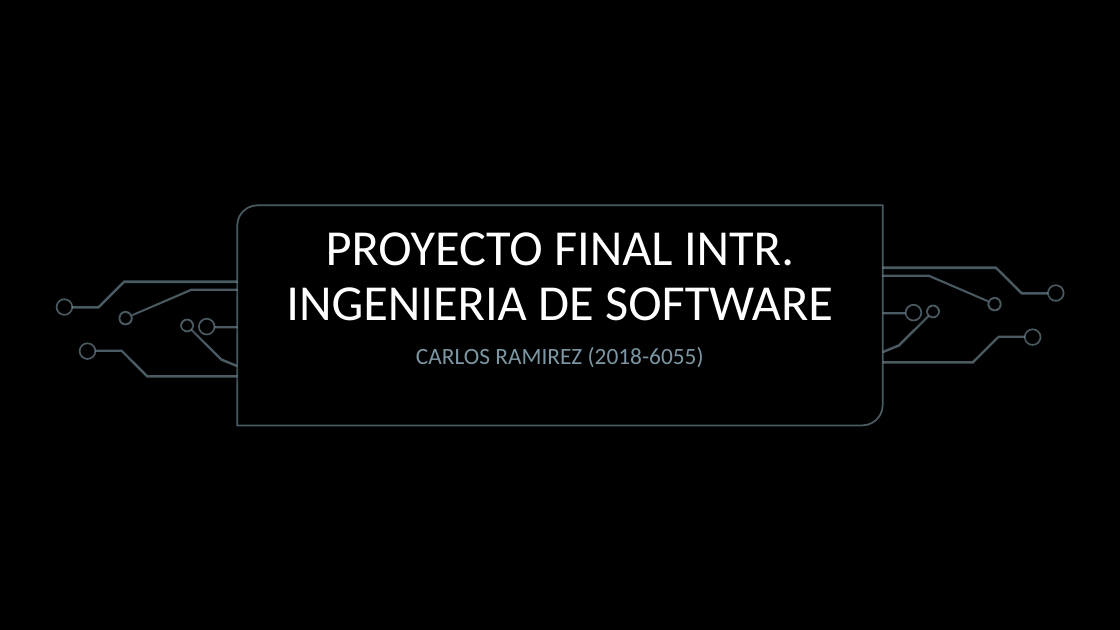
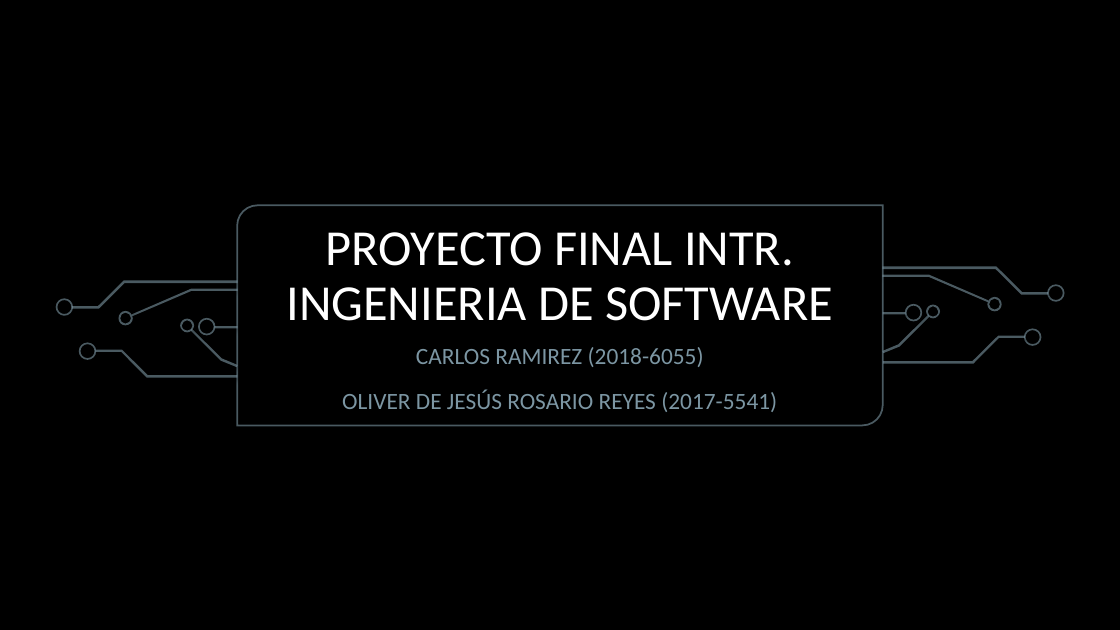
Before and after one commit to CarlosRamirezT/engineering-introduction, a slide deck: slide 1 of final_project/10. Presentacion.pptx. Drawn at 1120x630 pixels with LibreOffice and Linux fonts; fonts in the diff are those of the drawing; background and template pictures are left out. Boxes give left, top, right and bottom in pixels: in the first picture for what was removed or moved away, otherwise in the second. Text is boxed around its words. In the diff, an @@ line names an element or a change of style, - is before the commit and + after.

Commit message:
[IMP] final_project: olivers id added

```diff
--- a/final_project/10. Presentacion.pptx
+++ b/final_project/10. Presentacion.pptx
@@ subtitle at [342, 389, 777, 412]: paragraph added @@
+OLIVER DE JESÚS ROSARIO REYES (2017-5541)
```
